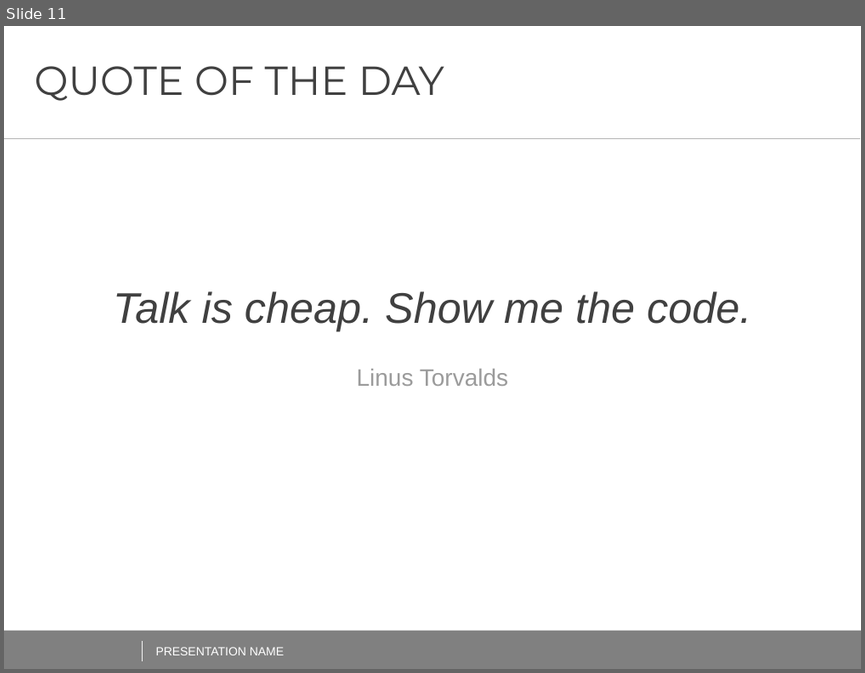
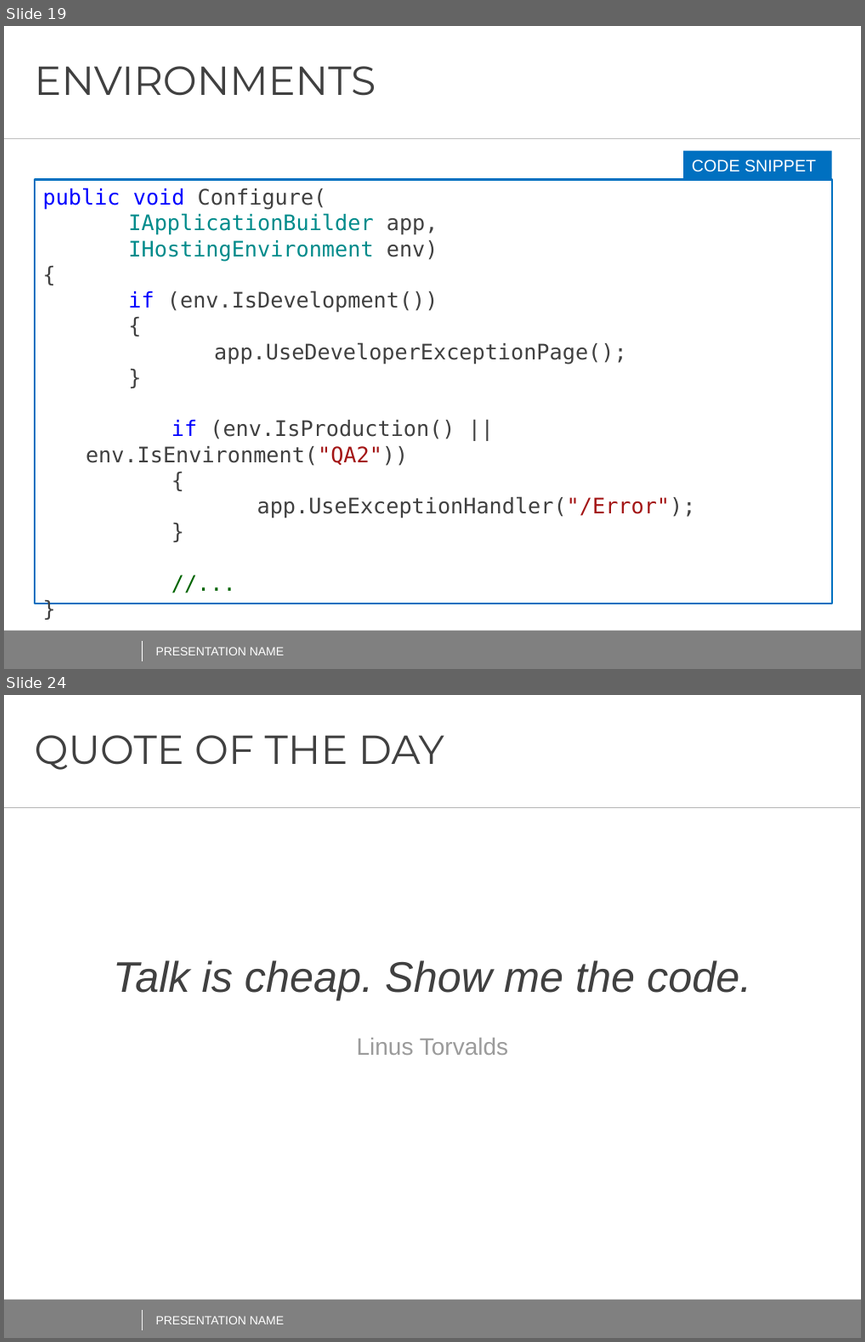
Before and after one commit to AndreiShenets/ASP.NET-Lectures, a slide deck: docs/ASP.NET CORE - iTechArt 2018.pptx. Shown one above the other, each under a label of ours: slide 11 before the commit, slides 19 and 24 after it; the slides between them are not shown. The pictures are 865x673 and 865x1342 pixels, drawn with LibreOffice and Linux fonts; fonts in the diff are those of the drawing; background and template pictures are left out. Boxes give left, top, right and bottom in pixels: in the first picture for what was removed or moved away, otherwise in the second. Text is boxed around its words. In the diff, an @@ line names an element or a change of style, - is before the commit and + after.

```diff
--- a/docs/ASP.NET CORE - iTechArt 2018.pptx
+++ b/docs/ASP.NET CORE - iTechArt 2018.pptx
@@ slide 19 added at [4,26,861,669], background #FFFFFF; not listed: 2 template elements that a slide beside it also shows @@
@@ title added at [35,66,376,96], 34 pt, text #404040 @@
+ENVIRONMENTS
@@ line added from (4, 138) to (860, 138), #BFBFBF 0.5 pt @@
@@ rectangle added at [683,150,832,179], fill #0070C0, 14 pt, text #FFFFFF @@
+CODE SNIPPET
@@ rectangle added at [34,179,831,603], fill #FFFFFF, outline #0070C0 1.5 pt, 18 pt, text #404040 @@
+public void Configure(
+IApplicationBuilder app,
+IHostingEnvironment env)
+{
+if (env.IsDevelopment())
+{
+app.UseDeveloperExceptionPage();
+}
+  if (env.IsProduction() || env.IsEnvironment("QA2"))
+  {
+  app.UseExceptionHandler("/Error");
+  }
+  //...
+}
@@ line added from (142, 641) to (142, 661), #FFFFFF 0.5 pt @@
@@ text added at [156,646,284,655], 10 pt, text #FFFFFF @@
+PRESENTATION NAME
@@ what was slide 11 is now slide 24 @@
```
Also in this commit, not shown: 1 slide changed, 12 other slides added.
